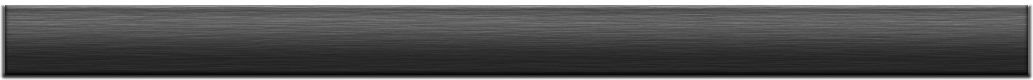
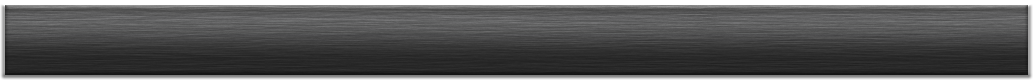
Two versions of the same layered image (w=1033, h=80). Layer-by-layer changes:
pixels changed over (0, 5, 1033, 80) (layer not identified)
